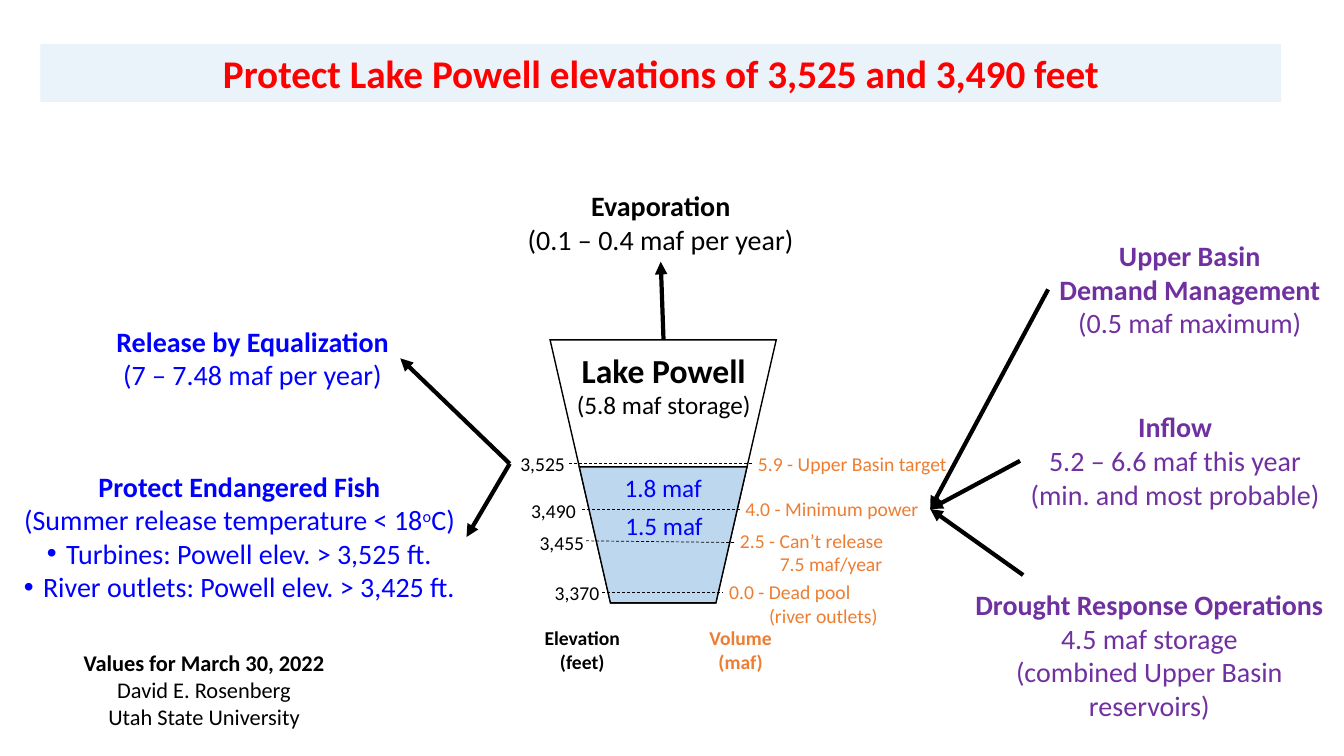
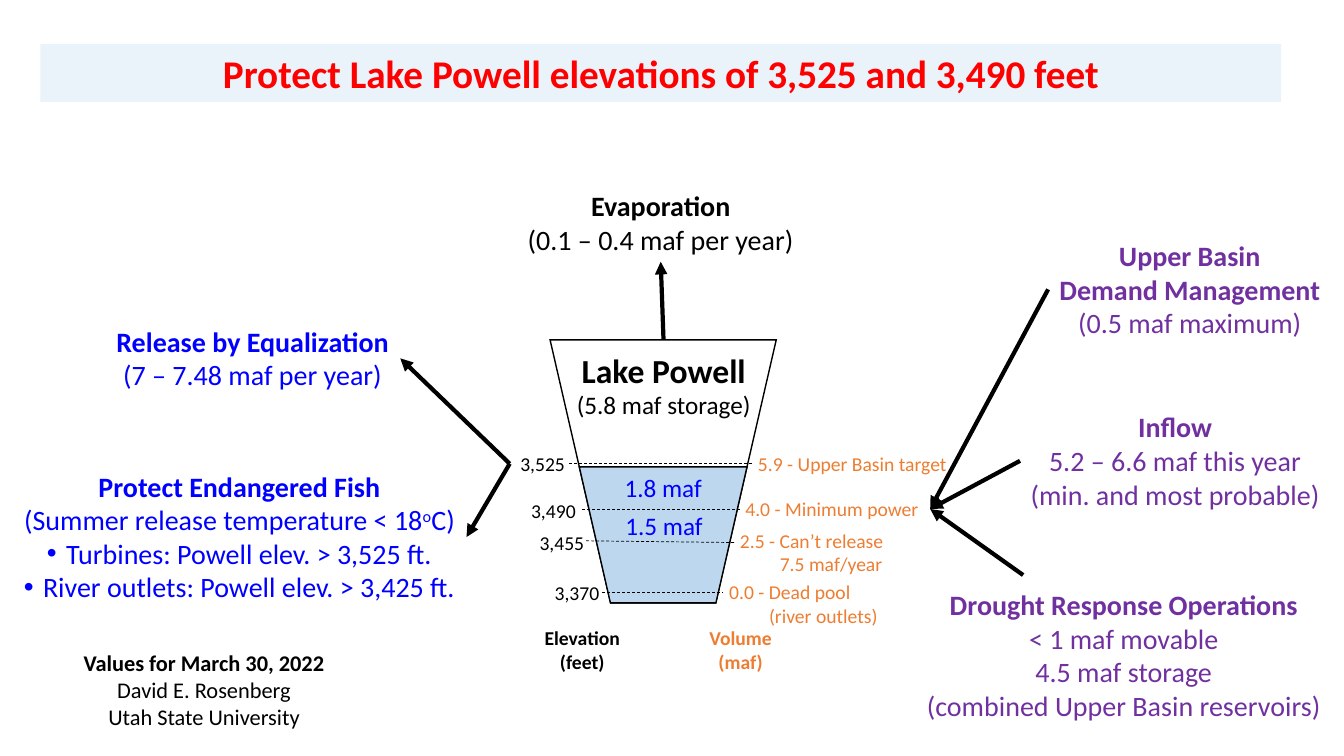
Before and after one commit to dzeke/ColoradoRiverCoding, a slide deck: slide 1 of ProtectPowell/ProtectLakePowell.pptx. Drawn at 1344x756 pixels with LibreOffice and Linux fonts; fonts in the diff are those of the drawing. Boxes give left, top, right and bottom in pixels: in the first picture for what was removed or moved away, otherwise in the second. Text is boxed around its words. In the diff, an @@ line names an element or a change of style, - is before the commit and + after.

```diff
--- a/ProtectPowell/ProtectLakePowell.pptx
+++ b/ProtectPowell/ProtectLakePowell.pptx
@@ text "Drought Response Operations": place and size @@
-text "Drought Response Operations" at [975,595,1323,720]
+text "Drought Response Operations" at [927,595,1321,721]
@@ text at [1049,629,1218,649]: paragraph added @@
+< 1 maf movable
```
Also in this commit, not shown: 5 other files.
